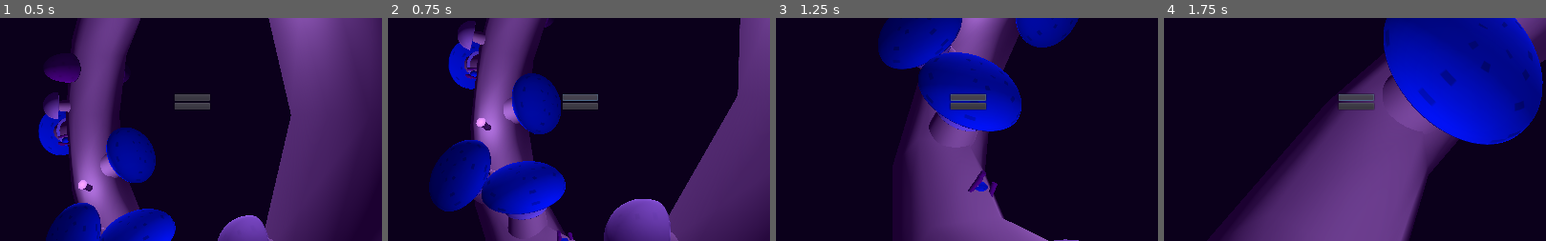
Above: before the commit, frames 1-4 (left to right).
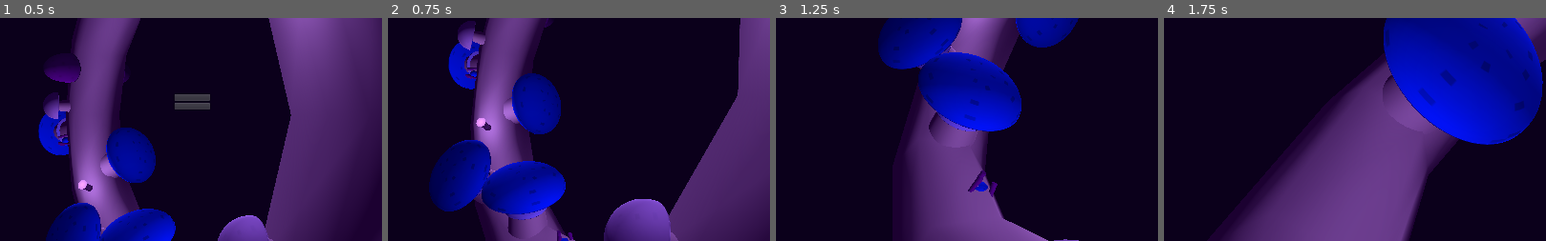
Above: after the commit, the same moments.

Repository: the-alex-g/LD47
Game: Godot game, scene res://Main/MainMenu.tscn
Two runs of this game, one before a commit and one after it. Both use one fixed random seed, a clock stepped at 60 frames per second and the inputs below.
Inputs (mouse positions are % of the whole screen's width and height, from its top left):
- Up to frame 1 (0.5 s): no input
- Up to frame 2 (0.75 s): click "Play" at 0.5 s
- Up to frame 3 (1.25 s): no input
- Up to frame 4 (1.75 s): click (50, 46) at 1.25 s, where only the run before the commit has a clickable "Play"
The pictures show only the part of the screen within x 25-75%, y 28-78%; the shares and areas given below are measured in that part.

Frame 1 is identical in both runs. In frame 2, 0.6% of the frame differs, in the area x 45-55%, y 34-42%; in frame 3, 0.7%, in the area x 45-56%, y 33-42%; in frame 4, 0.6%.

Commit message:
Hide menu when zooming in

Diff:
--- a/Main/MainMenuHUD.gd
+++ b/Main/MainMenuHUD.gd
@@ -12,6 +12,7 @@
 
 func _on_Button_pressed():
 	pressed.play()
+	main.hide()
 	get_parent().get_node("AnimationPlayer").play("Flyin")
 
 func _on_Button2_pressed():
